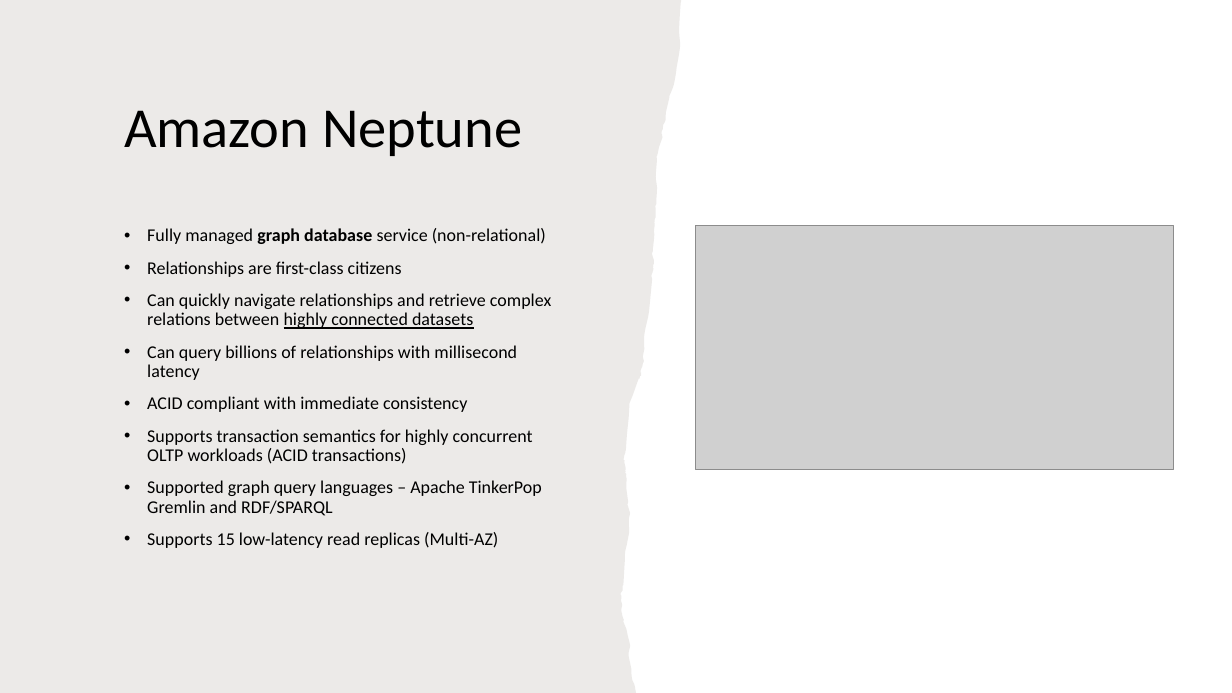
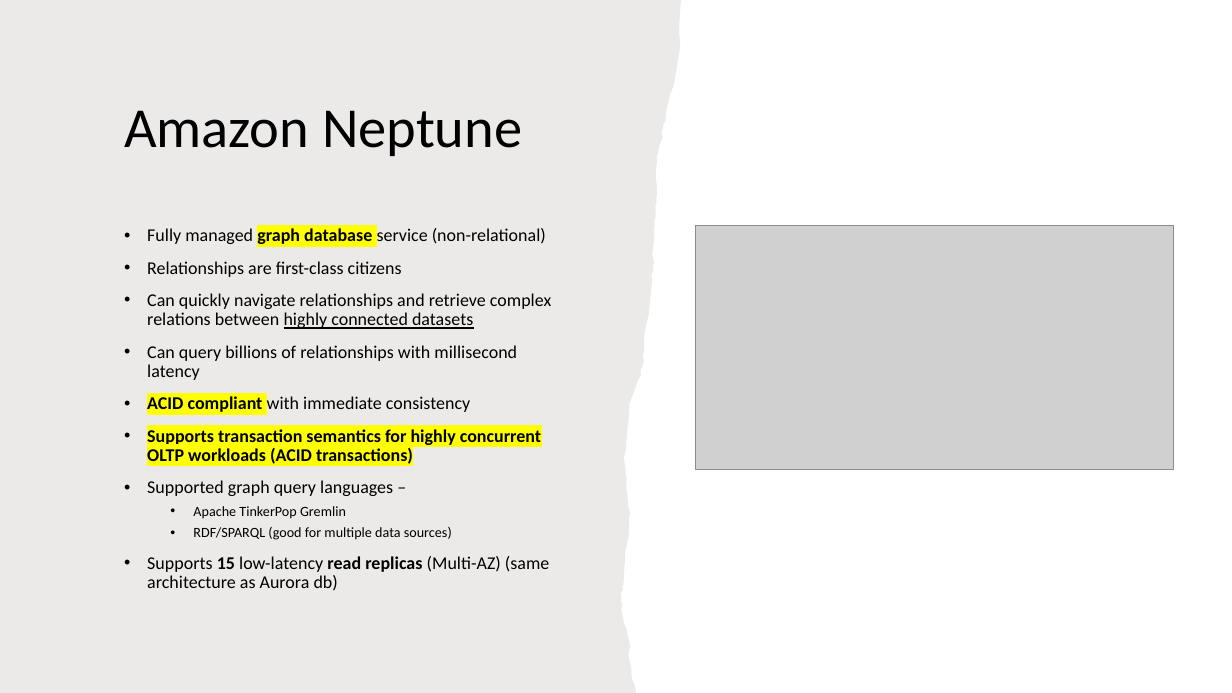
Before and after one commit to IlyaChakun/aws-iba-courses, a slide deck: slide 2 of lecture-materials/Databases/Neptune/aws_neptune.pptx. Drawn at 1232x693 pixels with LibreOffice and Linux fonts; fonts in the diff are those of the drawing; grey boxes stand for pictures. Boxes give left, top, right and bottom in pixels: in the first picture for what was removed or moved away, otherwise in the second. Text is boxed around its words. In the diff, an @@ line names an element or a change of style, - is before the commit and + after.

```diff
--- a/lecture-materials/Databases/Neptune/aws_neptune.pptx
+++ b/lecture-materials/Databases/Neptune/aws_neptune.pptx
@@ text at bbox=[147, 228, 546, 464]: highlight none to #FFFF00 in "graph database", "ACID compliant", "Supports transaction semantics for highly concurrent OLTP ..."; bold on in "ACID compliant", "Supports transaction semantics for highly concurrent OLTP ..." @@
@@ text at bbox=[147, 480, 549, 591]: text changed @@
-• Supported graph query languages – Apache TinkerPop Gremlin and RDF/SPARQL
-• Supports 15 low-latency read replicas (Multi-AZ)
+• Supported graph query languages –
+  • Apache TinkerPop Gremlin
+  • RDF/SPARQL (good for multiple data sources)
+• Supports 15 low-latency read replicas (Multi-AZ) (same architecture as Aurora db)
```
Also in this commit, not shown: 17 other slides changed, 5 other files.
